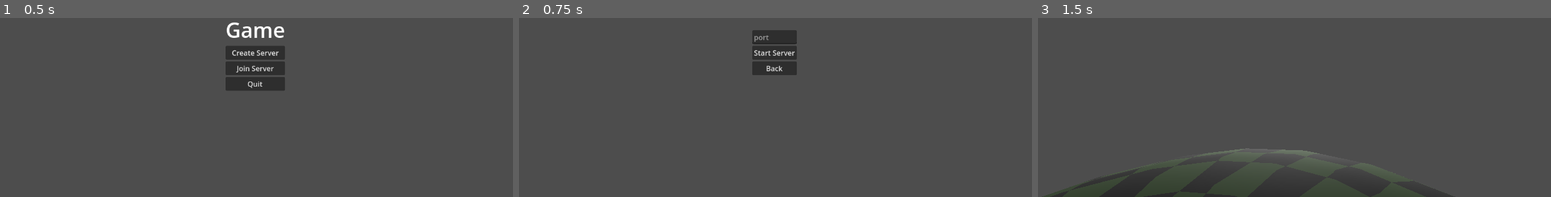
Above: before the commit, frames 1-3 (left to right).
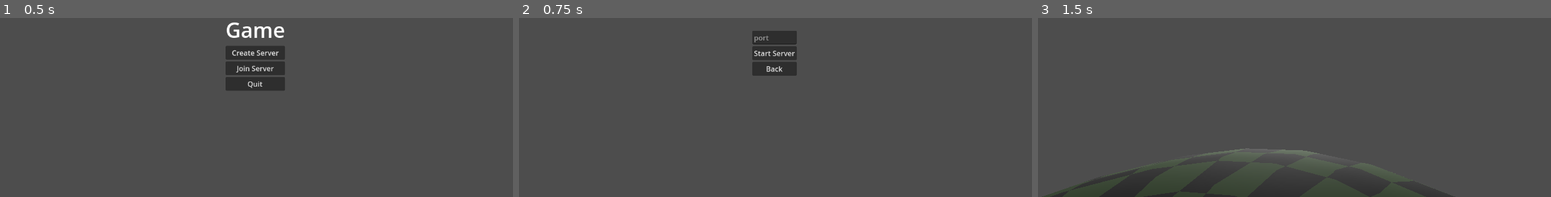
Above: after the commit, the same moments.

Repository: cjsoltermann/GodotPlanetGame
Game: Godot game, scene res://main.tscn
The game is run twice, just before and just after one commit, with the same random seed, the same clock (stepped at 60 frames per second) and the same inputs.
Inputs:
- Up to frame 1 (0.5 s): no input
- Up to frame 2 (0.75 s): click "Create Server" at 0.5 s
- Up to frame 3 (1.5 s): click "Start Server" at 1.25 s

Frame 1 is identical in both runs. In frame 2, 0.2% of the frame differs, in the area x 45-55%, y 6-33%; in frame 3, nothing differs.

Commit message:
Fix up menu structure

Diff:
--- a/Menus/main_menu.gd
+++ b/Menus/main_menu.gd
@@ -1,4 +1,4 @@
-extends CenterContainer
+extends Control
 
 signal on_join
 signal on_create
--- a/Menus/main_menu.tscn
+++ b/Menus/main_menu.tscn
@@ -9,7 +9,8 @@
 font = SubResource("SystemFont_ymdhh")
 font_size = 47
 
-[node name="MainMenu" type="CenterContainer"]
+[node name="MainMenu" type="Control"]
+layout_mode = 3
 anchors_preset = 15
 anchor_right = 1.0
 anchor_bottom = 1.0
@@ -17,27 +18,34 @@
 grow_vertical = 2
 script = ExtResource("1_ceeca")
 
-[node name="VBoxContainer" type="VBoxContainer" parent="."]
+[node name="CenterContainer" type="CenterContainer" parent="."]
+layout_mode = 2
+offset_left = 509.0
+offset_top = 239.0
+offset_right = 642.0
+offset_bottom = 409.0
+
+[node name="VBoxContainer" type="VBoxContainer" parent="CenterContainer"]
 layout_mode = 2
 
-[node name="GameLabel" type="Label" parent="VBoxContainer"]
+[node name="GameLabel" type="Label" parent="CenterContainer/VBoxContainer"]
 layout_mode = 2
 text = "Game"
 label_settings = SubResource("LabelSettings_07siu")
 horizontal_alignment = 1
 
-[node name="CreateButton" type="Button" parent="VBoxContainer"]
+[node name="CreateButton" type="Button" parent="CenterContainer/VBoxContainer"]
 layout_mode = 2
 text = "Create Server"
 
-[node name="JoinButton" type="Button" parent="VBoxContainer"]
+[node name="JoinButton" type="Button" parent="CenterContainer/VBoxContainer"]
 layout_mode = 2
 text = "Join Server"
 
-[node name="QuitButton" type="Button" parent="VBoxContainer"]
+[node name="QuitButton" type="Button" parent="CenterContainer/VBoxContainer"]
 layout_mode = 2
 text = "Quit"
 
-[connection signal="pressed" from="VBoxContainer/CreateButton" to="." method="_on_create_button_pressed"]
-[connection signal="pressed" from="VBoxContainer/JoinButton" to="." method="_on_join_button_pressed"]
-[connection signal="pressed" from="VBoxContainer/QuitButton" to="." method="_on_quit_button_pressed"]
+[connection signal="pressed" from="CenterContainer/VBoxContainer/CreateButton" to="." method="_on_create_button_pressed"]
+[connection signal="pressed" from="CenterContainer/VBoxContainer/JoinButton" to="." method="_on_join_button_pressed"]
+[connection signal="pressed" from="CenterContainer/VBoxContainer/QuitButton" to="." method="_on_quit_button_pressed"]
--- a/Menus/root_menu.gd
+++ b/Menus/root_menu.gd
@@ -4,44 +4,38 @@
 signal on_quit
 signal on_join
 
-var main_menu_scene := preload("res://Menus/main_menu.tscn")
-var main_menu := main_menu_scene.instantiate()
+@onready var main_menu := $MainMenu
+@onready var server_create_menu := $ServerCreation
+@onready var server_join_menu := $ServerSelection
 
-var server_create_menu_scene := preload("res://Menus/server_creation.tscn")
-var server_create_menu := server_create_menu_scene.instantiate()
-
-var server_join_menu_scene := preload("res://Menus/server_selection.tscn")
-var server_join_menu := server_join_menu_scene.instantiate()
-
-@onready var menu_root: Node = $CurrentMenu
-var current_menu: Node = main_menu
-
-func _swap_menu(new: Node):
-	menu_root.remove_child(current_menu)
-	menu_root.add_child(new)
-	current_menu = new
+@onready var current_menu := main_menu
 
 # Called when the node enters the scene tree for the first time.
 func _ready():
-	grab_focus.call_deferred()
-	menu_root.add_child(main_menu)
+	current_menu.show()
+
 	main_menu.on_join.connect(_on_main_join)
 	main_menu.on_create.connect(_on_main_create)
 
-	server_create_menu.on_create.connect(func (): on_create.emit())
+	server_create_menu.on_create.connect(_on_create_button_pressed)
+	server_join_menu.on_join.connect(_on_join_button_pressed)
 
 	server_join_menu.on_back.connect(_on_back)
 	server_create_menu.on_back.connect(_on_back)
 
 func _on_main_join():
-	_swap_menu(server_join_menu)
+	_show_menu(server_join_menu)
 
 func _on_main_create():
-	_swap_menu(server_create_menu)
+	_show_menu(server_create_menu)
 
 func _on_back():
-	_swap_menu(main_menu)
+	_show_menu(main_menu)
 
+func _show_menu(menu):
+	current_menu.hide()
+	menu.show()
+	current_menu = menu
 
 # Called every frame. 'delta' is the elapsed time since the previous frame.
 func _process(delta):
--- a/Menus/root_menu.tscn
+++ b/Menus/root_menu.tscn
@@ -1,6 +1,9 @@
-[gd_scene load_steps=2 format=3 uid="uid://3x3l0v30yqej"]
+[gd_scene load_steps=5 format=3 uid="uid://3x3l0v30yqej"]
 
 [ext_resource type="Script" path="res://Menus/root_menu.gd" id="1_0jvwu"]
+[ext_resource type="PackedScene" uid="uid://biknb06mj4bk7" path="res://Menus/main_menu.tscn" id="2_tp1qe"]
+[ext_resource type="PackedScene" uid="uid://b14m7xb3iy2ic" path="res://Menus/server_creation.tscn" id="3_nmpu4"]
+[ext_resource type="PackedScene" uid="uid://b1wq0i60r4kvs" path="res://Menus/server_selection.tscn" id="4_jsenm"]
 
 [node name="RootMenu" type="Control"]
 layout_mode = 3
@@ -12,4 +15,25 @@
 focus_mode = 1
 script = ExtResource("1_0jvwu")
 
-[node name="CurrentMenu" type="Node" parent="."]
+[node name="MainMenu" parent="." instance=ExtResource("2_tp1qe")]
+layout_mode = 0
+anchors_preset = 0
+anchor_right = 0.0
+anchor_bottom = 0.0
+grow_horizontal = 1
+grow_vertical = 1
+
+[node name="ServerCreation" parent="." instance=ExtResource("3_nmpu4")]
+visible = false
+layout_mode = 2
+anchors_preset = 0
+anchor_right = 0.0
+anchor_bottom = 0.0
+offset_left = 576.0
+offset_top = 324.0
+offset_right = 576.0
+offset_bottom = 324.0
+
+[node name="ServerSelection" parent="." instance=ExtResource("4_jsenm")]
+visible = false
+layout_mode = 1
--- a/Menus/server_selection.gd
+++ b/Menus/server_selection.gd
@@ -1,7 +1,7 @@
 extends Control
 
 signal on_back
-signal on_start
+signal on_join
 
 # Called when the node enters the scene tree for the first time.
 func _ready():
@@ -14,7 +14,7 @@
 
 
 func _on_start_button_pressed():
-	on_start.emit()
+	on_join.emit()
 
 
 func _on_back_button_pressed():
--- a/main.gd
+++ b/main.gd
@@ -16,11 +16,18 @@
 func _ready():
 	world.add_child(menu)
 	menu.on_create.connect(_on_create_server)
+	menu.on_join.connect(_on_join_server)
 
-func _on_create_server():
+func _start_level():
 	level = level_scene.instantiate()
 	_swap_scene.call_deferred(level)
 	debug_cam.clear_current.call_deferred()
+
+func _on_create_server():
+	_start_level()
+
+func _on_join_server():
+	_start_level()
 
 func _on_quit():
 	get_tree().quit()
--- a/main.tscn
+++ b/main.tscn
@@ -9,3 +9,4 @@
 
 [node name="Camera3D" type="Camera3D" parent="."]
 transform = Transform3D(0.877583, -0.229849, 0.420735, 0, 0.877583, 0.479426, -0.479426, -0.420735, 0.770151, 42.644, 48.5926, 78.0593)
+current = true
